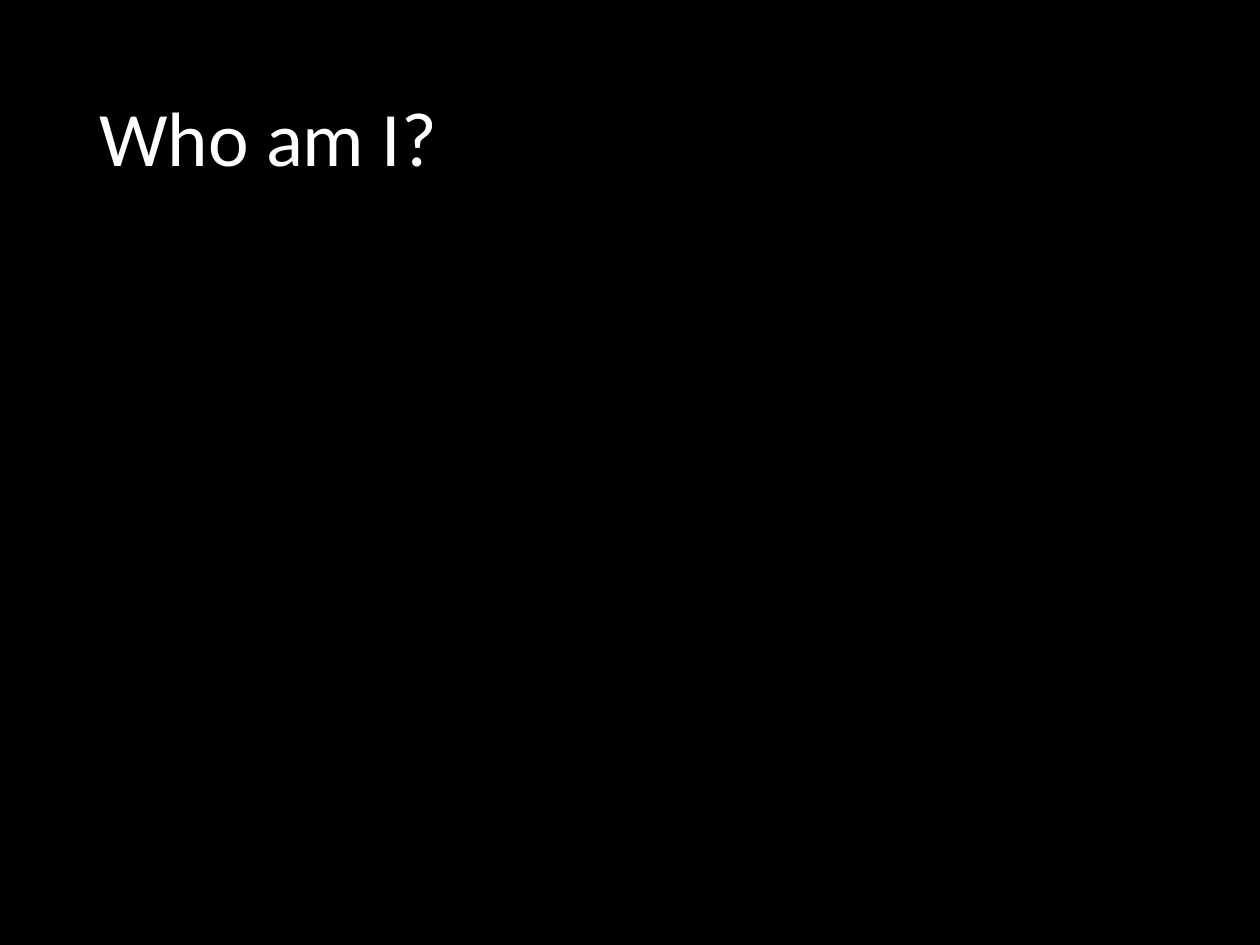
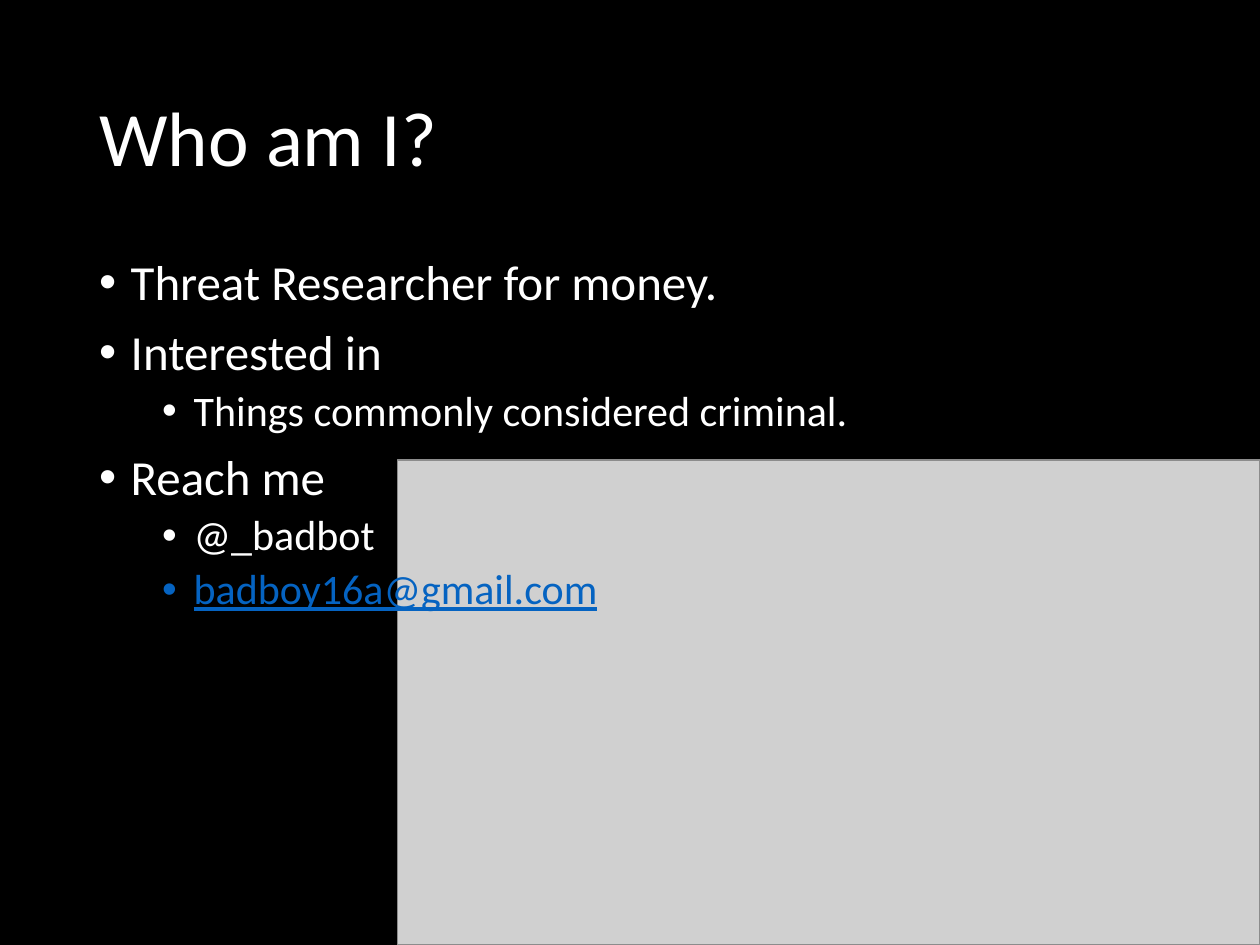
Before and after one commit to sunilkr/null-meet-slides, a slide deck: slide 2 of null-meet-pune-dec-2016-Ransomware-3E.pptx. Drawn at 1260x945 pixels with LibreOffice and Linux fonts; fonts in the diff are those of the drawing; grey boxes stand for pictures; background and template pictures are left out. Boxes give left, top, right and bottom in pixels: in the first picture for what was removed or moved away, otherwise in the second. Text is boxed around its words. In the diff, an @@ line names an element or a change of style, - is before the commit and + after.

```diff
--- a/null-meet-pune-dec-2016-Ransomware-3E.pptx
+++ b/null-meet-pune-dec-2016-Ransomware-3E.pptx
@@ text added at [131, 266, 848, 615], 24 pt, text #FFFFFF @@
+• Threat Researcher for money.
+• Interested in
+  • Things commonly considered criminal.
+• Reach me
+  • @_badbot
+  • badboy16a@gmail.com
@@ picture added at [398, 460, 1260, 945] @@
```
Also in this commit, not shown: 4 other slides changed, 4 slides added, 3 slides removed.
